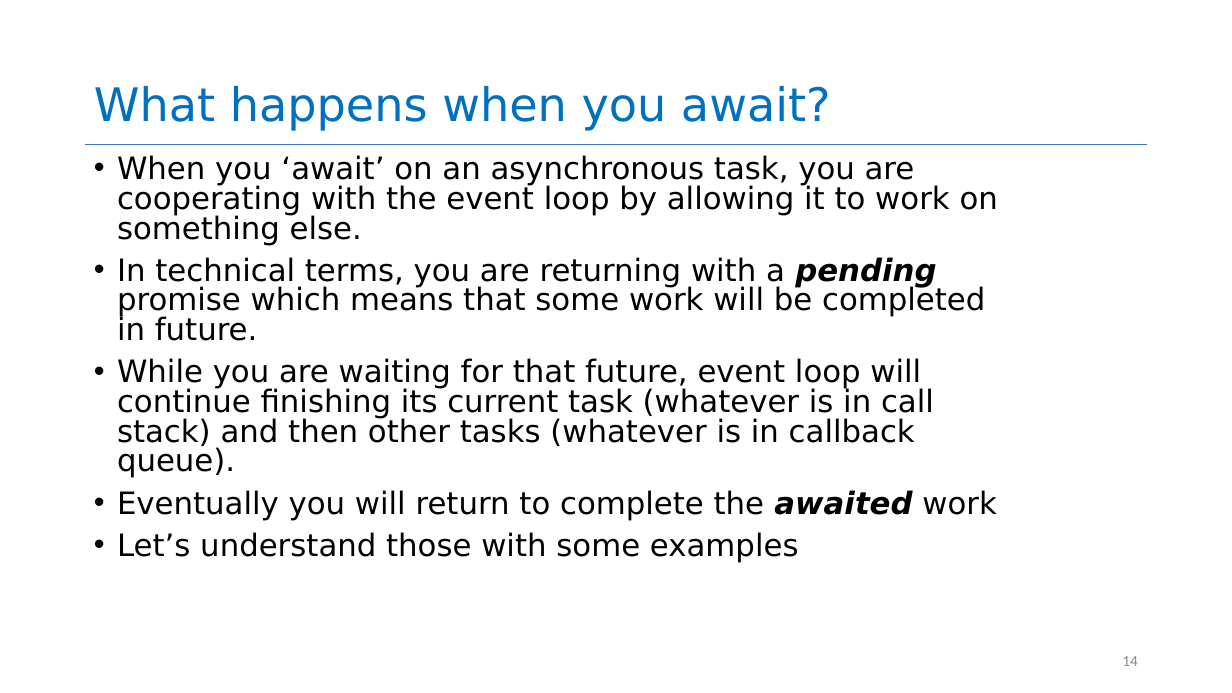
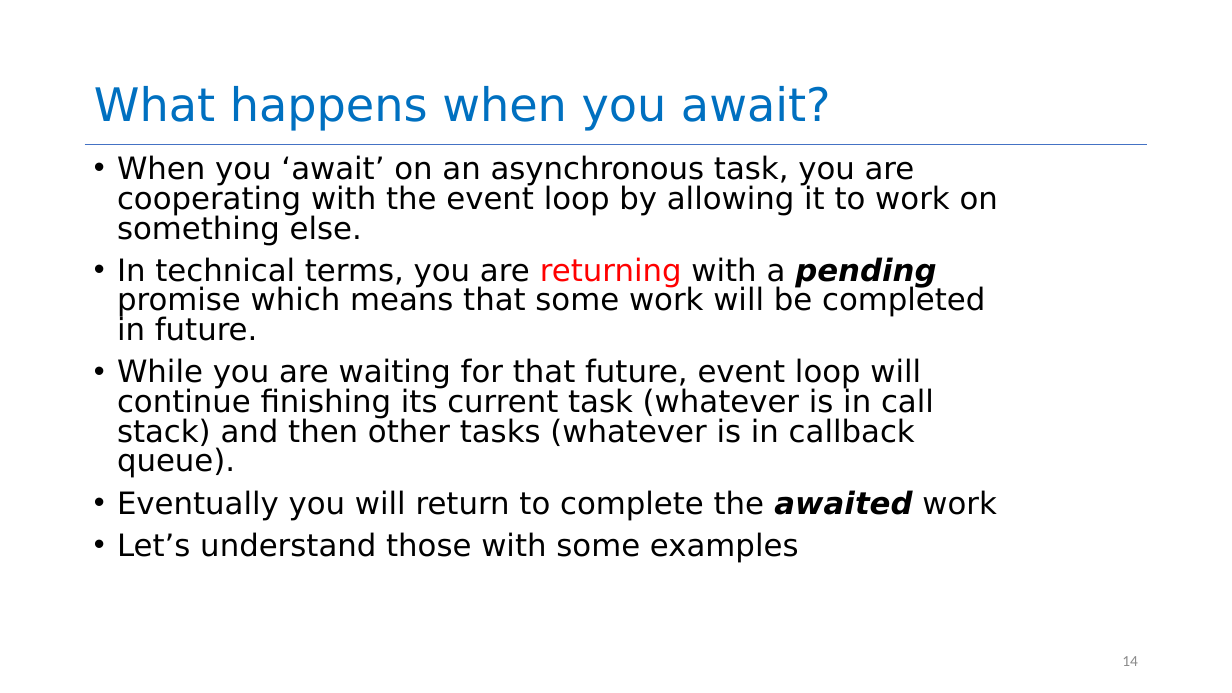
Before and after one commit to neu-se/CS4530-Summer-2026, a slide deck: slide 14 of Slides/Module 08 Concurrency Patterns in Typescript.pptx. Drawn at 1232x693 pixels with LibreOffice and Linux fonts; fonts in the diff are those of the drawing. Boxes give left, top, right and bottom in pixels: in the first picture for what was removed or moved away, otherwise in the second. Text is boxed around its words. In the diff, an @@ line names an element or a change of style, - is before the commit and + after.

```diff
--- a/Slides/Module 08 Concurrency Patterns in Typescript.pptx
+++ b/Slides/Module 08 Concurrency Patterns in Typescript.pptx
@@ text at (x1=117, y1=257, x2=985, y2=341): text colour #000000 to #FF0000 in "returning" @@
```
Also in this commit, not shown: 3 other slides changed, 2 slides added, 1 other file.
